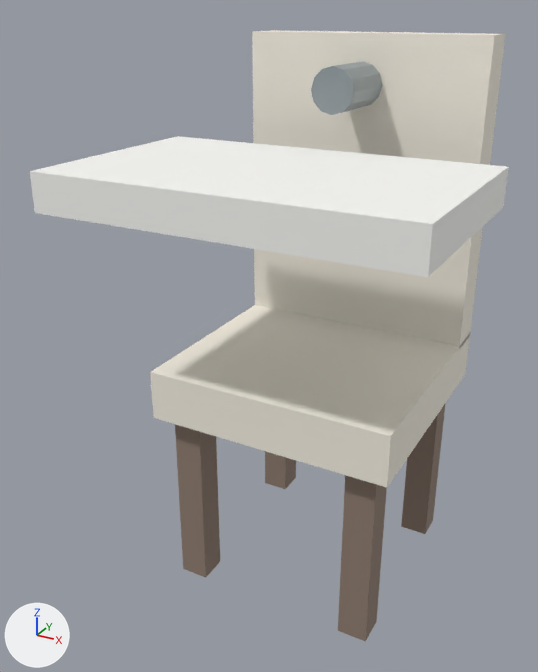
One commit to the glTF model public/builder-assets/openlife/highchair.glb: the scene before it, then after it.
The view is the same before and after, from a 50 mm camera at (0.685, -1.5, 1.34) aimed at (-0.102, -0.069, 0.625). The axes (+X, +Y, +Z) are drawn at lower left. The lights are the same throughout. The older version comes first. Where no turn or scale is listed for an object, it has been applied to the vertices.

Objects in the first picture: 'part_00', 'part_01', 'part_02', 'part_03', 'part_04', 'part_05', 'part_06', 'part_07'.
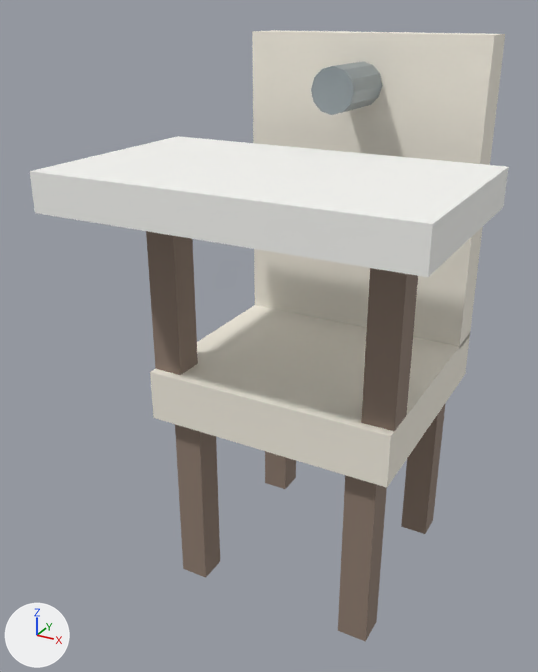
Boxes (x1, y1, x2, y2) around the edits, measured in the pictures (538 x 672 px):
'tray_post_right', added (brown): after (361, 268, 418, 431)
'tray_post_left', added (brown): after (146, 231, 198, 375)

Patch to the scene script:
```diff
--- a/public/builder-assets/openlife/highchair.glb.py
+++ b/public/builder-assets/openlife/highchair.glb.py
@@ ob_tray_post_right @@
+ob_tray_post_right = bpy.data.objects.new('tray_post_right', me_geometry_2)
+ob_tray_post_right.parent = ob_world
+ob_tray_post_right.location = (0.475, -0.455, 0.58)
+ob_tray_post_right.scale = (1.0, 1.0, 0.769)
@@ ob_tray_post_left @@
+ob_tray_post_left = bpy.data.objects.new('tray_post_left', me_geometry_2)
+ob_tray_post_left.parent = ob_world
+ob_tray_post_left.location = (-0.035, -0.455, 0.58)
+ob_tray_post_left.scale = (1.0, 1.0, 0.769)
```
